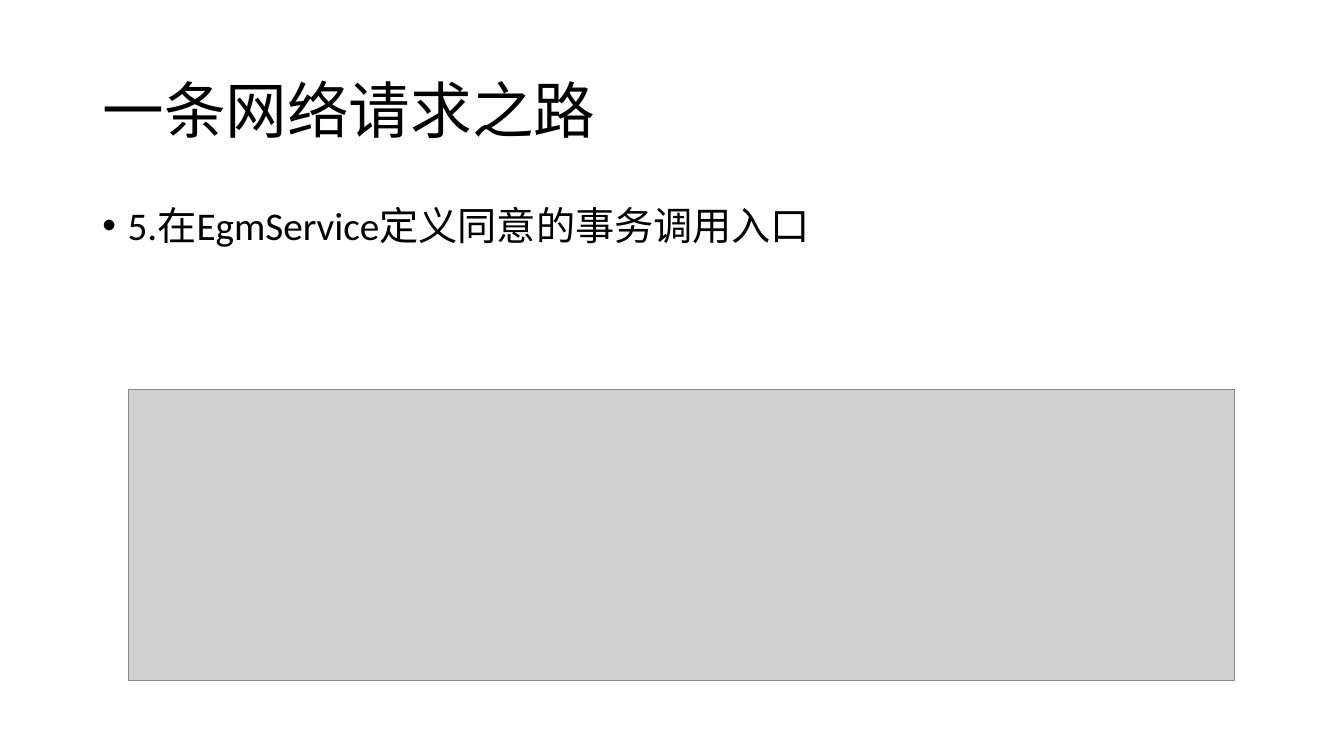
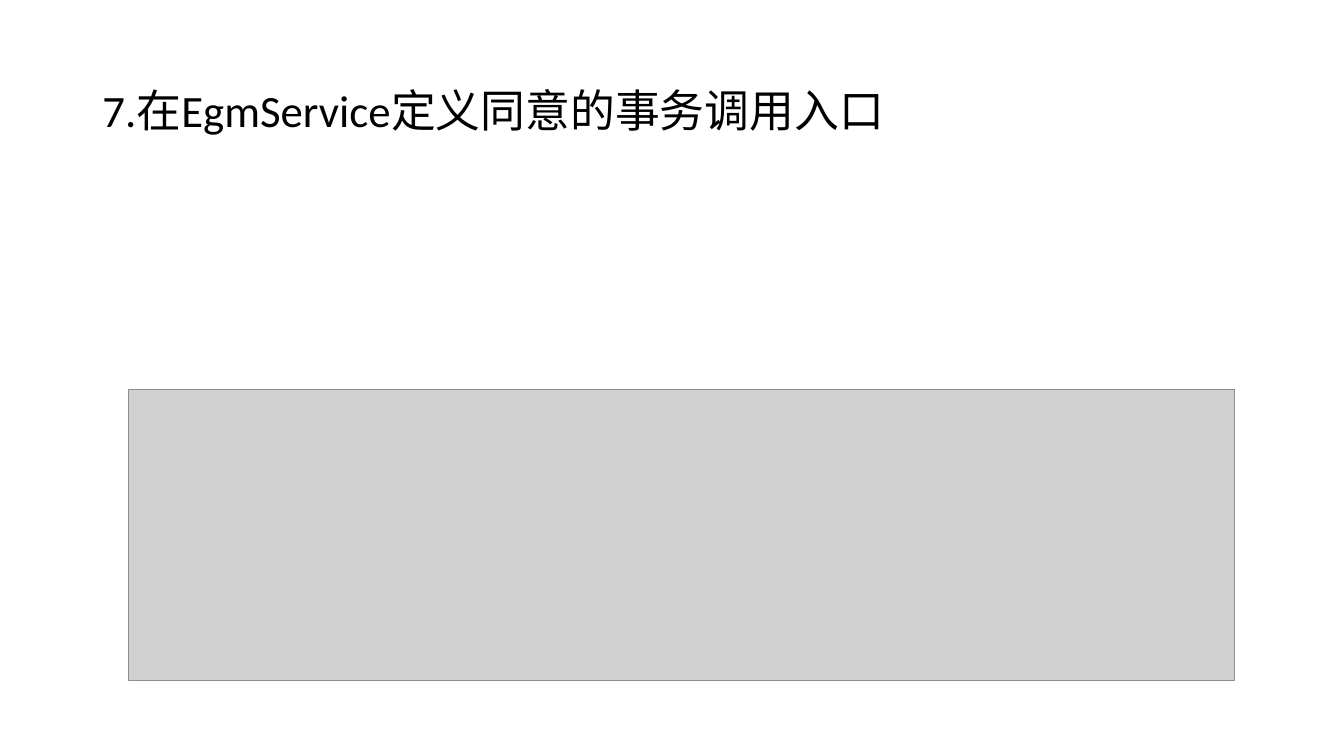
Before and after one commit to daisongsong1991/ppt, a slide deck: slide 9 of net_ppt.pptx (slide 10 before the commit). Drawn at 1344x756 pixels with LibreOffice and Linux fonts; fonts in the diff are those of the drawing; grey boxes stand for pictures. Boxes give left, top, right and bottom in pixels: in the first picture for what was removed or moved away, otherwise in the second. Text is boxed around its words. In the diff, an @@ line names an element or a change of style, - is before the commit and + after.

```diff
--- a/net_ppt.pptx
+++ b/net_ppt.pptx
@@ title at box(102, 90, 884, 135): text changed; size 44 to 32 pt @@
-一条网络请求之路
+7.在EgmService定义同意的事务调用入口
@@ text removed at box(128, 207, 810, 247) @@
-• 5.在EgmService定义同意的事务调用入口
```
Also in this commit, not shown: 15 other slides changed, 3 slides added, 4 slides removed.
